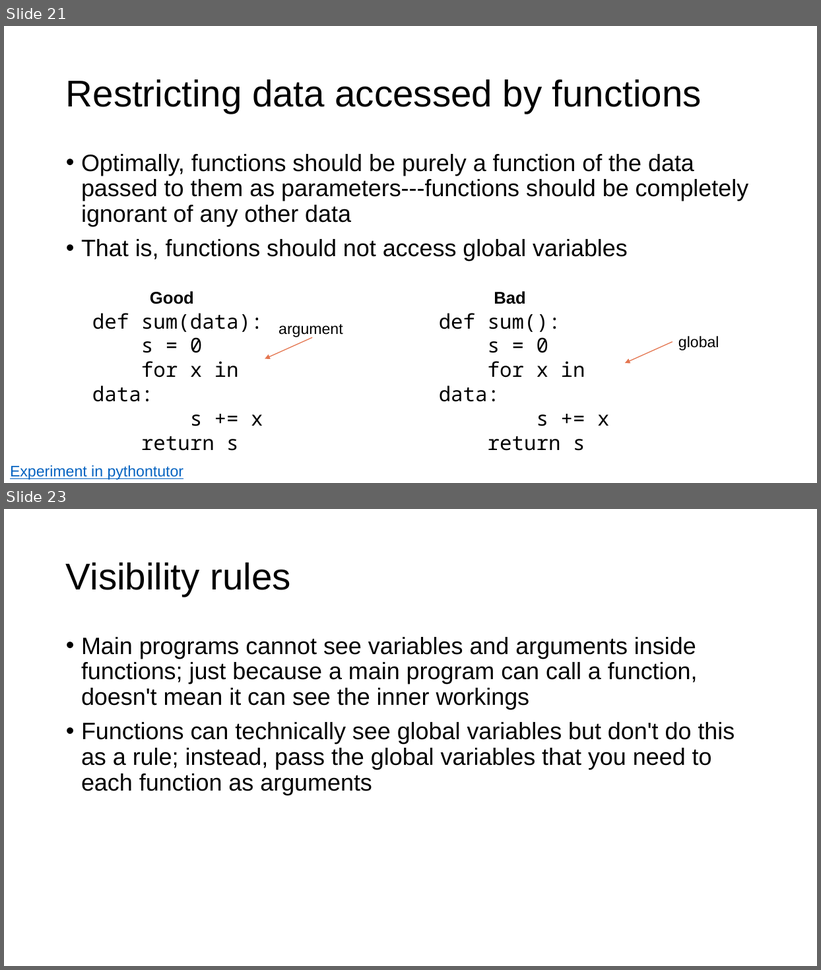
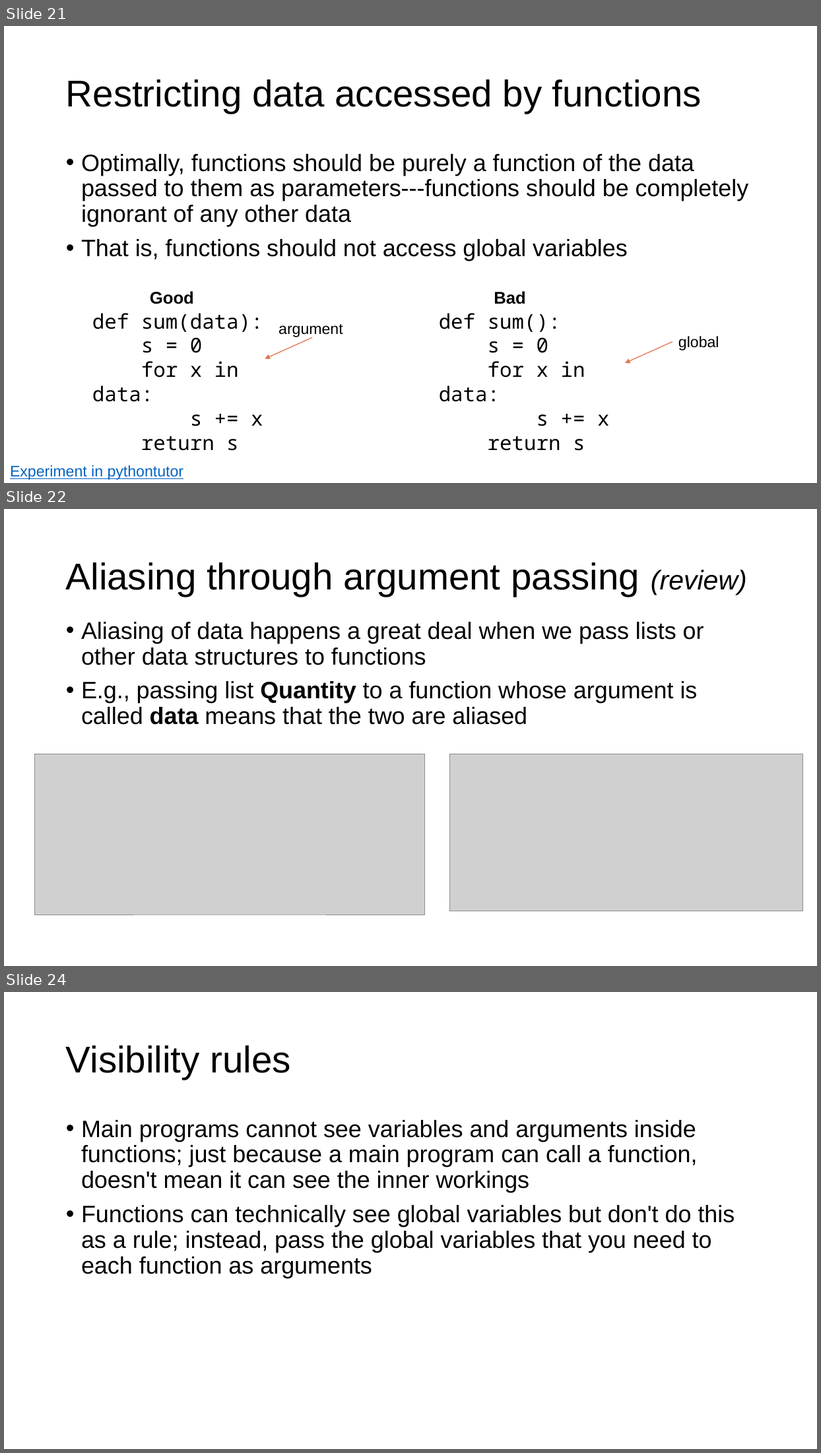
Before and after one commit to parrt/msds501, a slide deck: slides/functions.pptx. Shown one above the other, each under a label of ours: slides 21 and 23 before the commit, slides 21, 22 and 24 after it; the slides between them are not shown. The pictures are 821x970 and 821x1453 pixels, drawn with LibreOffice and Linux fonts; fonts in the diff are those of the drawing; grey boxes stand for pictures; background and template pictures are left out. Boxes give left, top, right and bottom in pixels: in the first picture for what was removed or moved away, otherwise in the second. Text is boxed around its words. In the diff, an @@ line names an element or a change of style, - is before the commit and + after.

```diff
--- a/slides/functions.pptx
+++ b/slides/functions.pptx
@@ slide 22 added at (4,509,817,966), background #FFFFFF @@
@@ title added at (66,562,747,596), 44 pt, text #000000 @@
+Aliasing through argument passing (review)
@@ text added at (81,622,704,725), 28 pt, text #000000 @@
+• Aliasing of data happens a great deal when we pass lists or other data structures to functions
+• E.g., passing list Quantity to a function whose argument is called data means that the two are aliased
@@ picture added at (35,755,425,916) @@
@@ picture added at (450,755,803,912) @@
@@ what was slide 23 is now slide 24 @@
```
Also in this commit, not shown: 1 slide changed, 5 other files.
